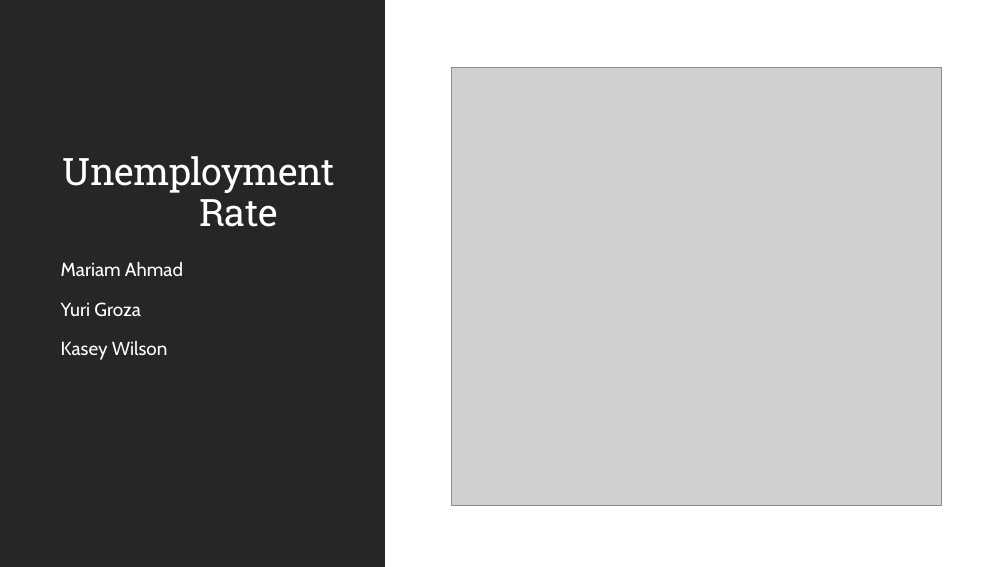
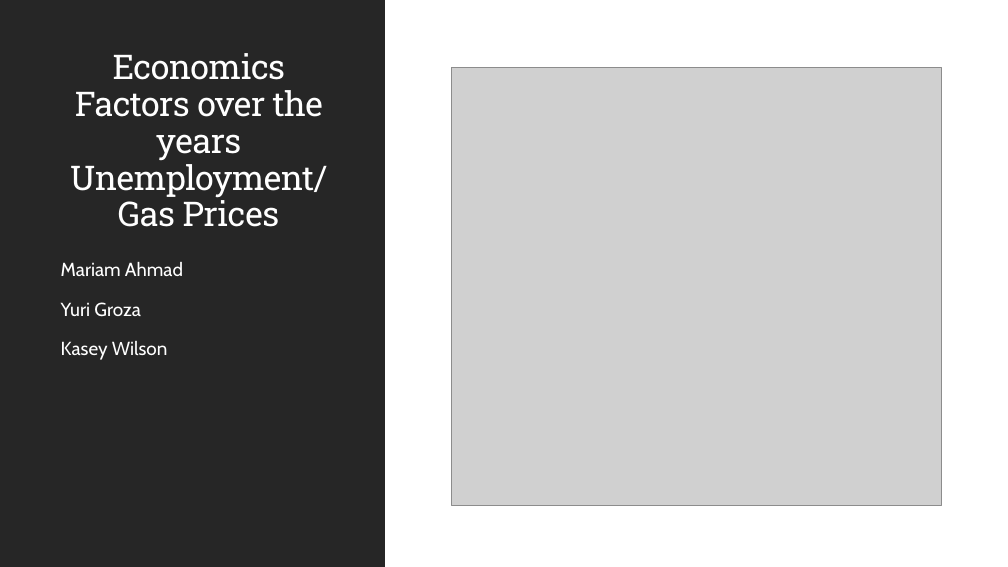
Before and after one commit to kaseynwilson/ETL-Project, a slide deck: slide 1 of Unemployment Rate Project.pptx. Drawn at 1008x567 pixels with LibreOffice and Linux fonts; fonts in the diff are those of the drawing; grey boxes stand for pictures. Boxes give left, top, right and bottom in pixels: in the first picture for what was removed or moved away, otherwise in the second. Text is boxed around its words. In the diff, an @@ line names an element or a change of style, - is before the commit and + after.

```diff
--- a/Unemployment Rate Project.pptx
+++ b/Unemployment Rate Project.pptx
@@ title at [70,53,327,227]: text changed; size 36 to 32.4 pt @@
-Unemployment Rate
+Economics Factors over the years Unemployment/Gas Prices
```
Also in this commit, not shown: 1 slide added.
